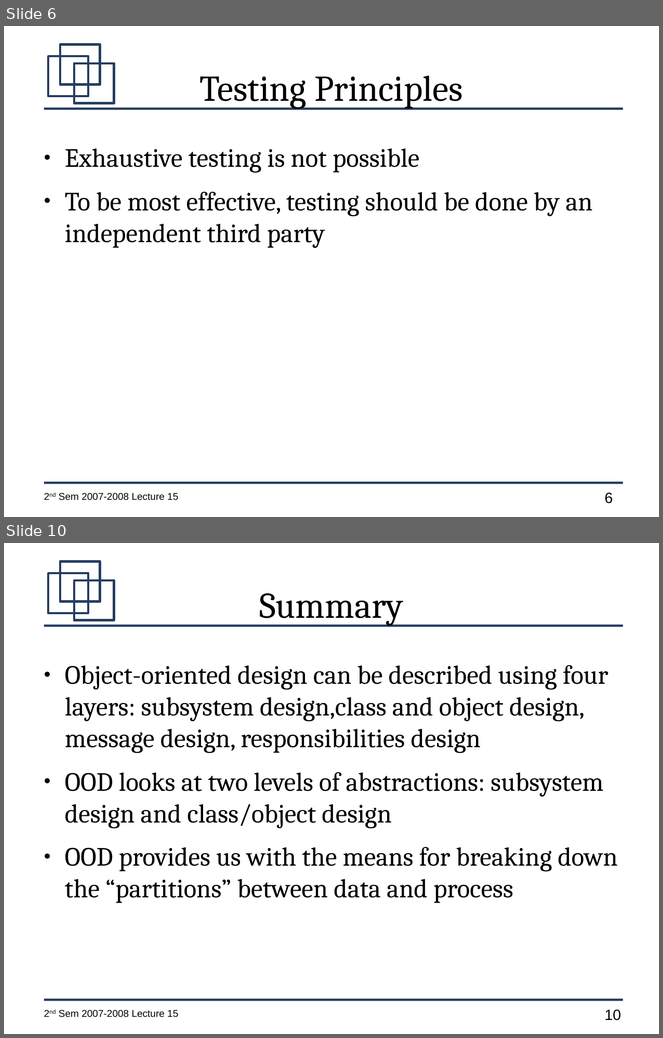
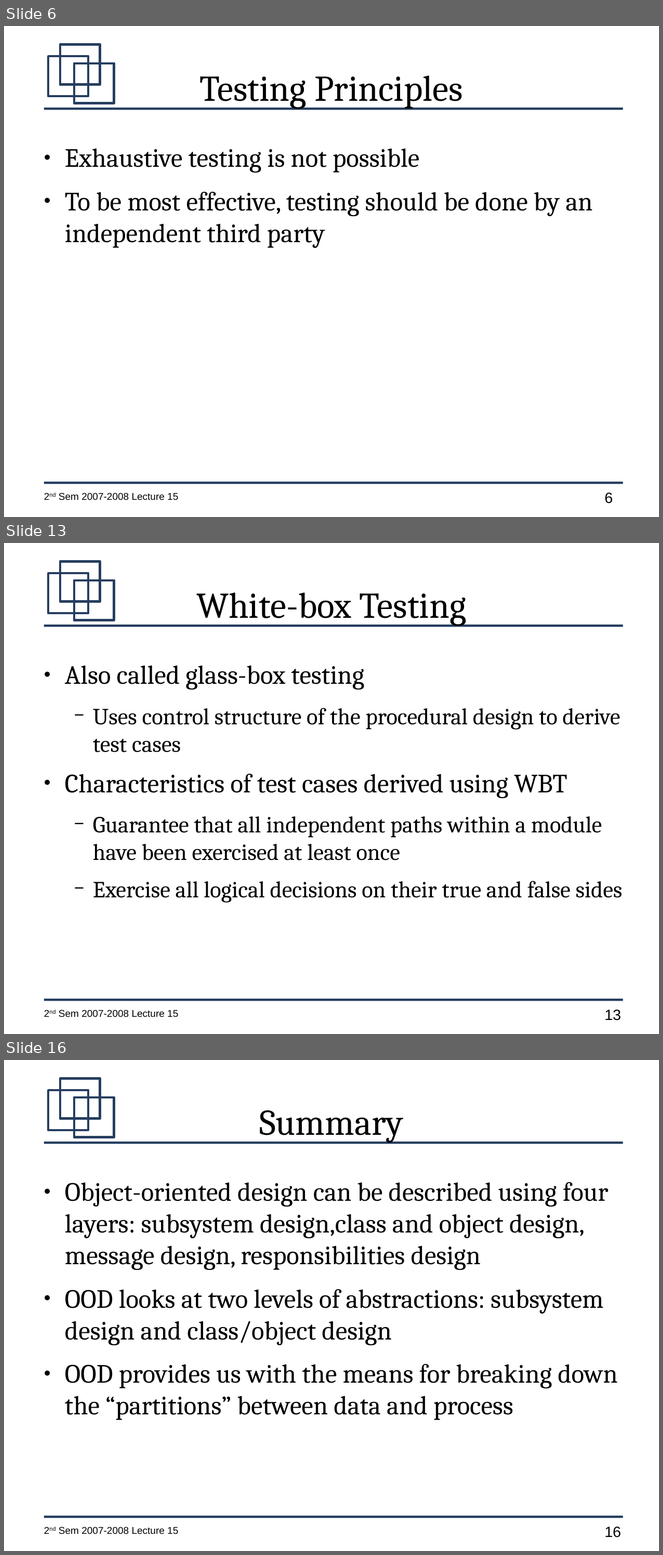
Before and after one commit to jachermocilla/jach-homepage, a slide deck: CMSC128-2nd-Sem-2007-L15.odp. Shown one above the other, each under a label of ours: slides 6 and 10 before the commit, slides 6, 13 and 16 after it; the slides between them are not shown. The pictures are 663x1038 and 663x1555 pixels, drawn with LibreOffice and Linux fonts; fonts in the diff are those of the drawing. Boxes give left, top, right and bottom in pixels: in the first picture for what was removed or moved away, otherwise in the second. Text is boxed around its words. In the diff, an @@ line names an element or a change of style, - is before the commit and + after.

```diff
--- a/CMSC128-2nd-Sem-2007-L15.odp
+++ b/CMSC128-2nd-Sem-2007-L15.odp
@@ slide 13 added at [4,543,659,1034], background #FFFFFF; not listed: 7 template elements that a slide beside it also shows @@
@@ title added at [196,592,466,626], 44 pt, text #000000 @@
+White-box Testing
@@ text added at [65,665,623,903], 28 pt, text #000000 @@
+● Also called glass-box testing
+  − Uses control structure of the procedural design to derive test cases
+● Characteristics of test cases derived using WBT
+  − Guarantee that all independent paths within a module have been exercised at least once
+  − Exercise all logical decisions on their true and false sides
@@ what was slide 10 is now slide 16 @@
@@ page number at [605,1527,621,1538]: text changed @@
-10
+16
```
Also in this commit, not shown: 6 slides changed, 5 other slides added.
